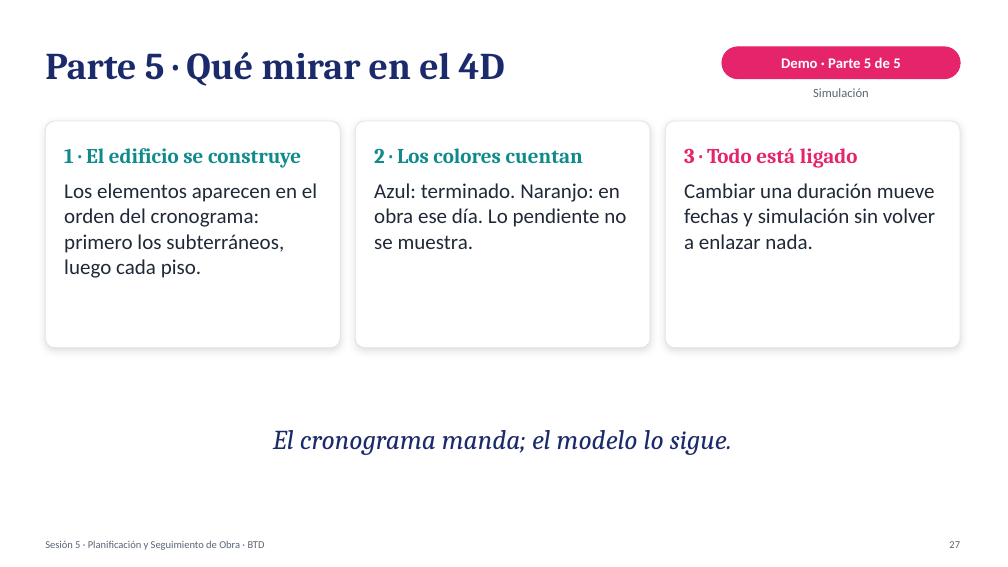
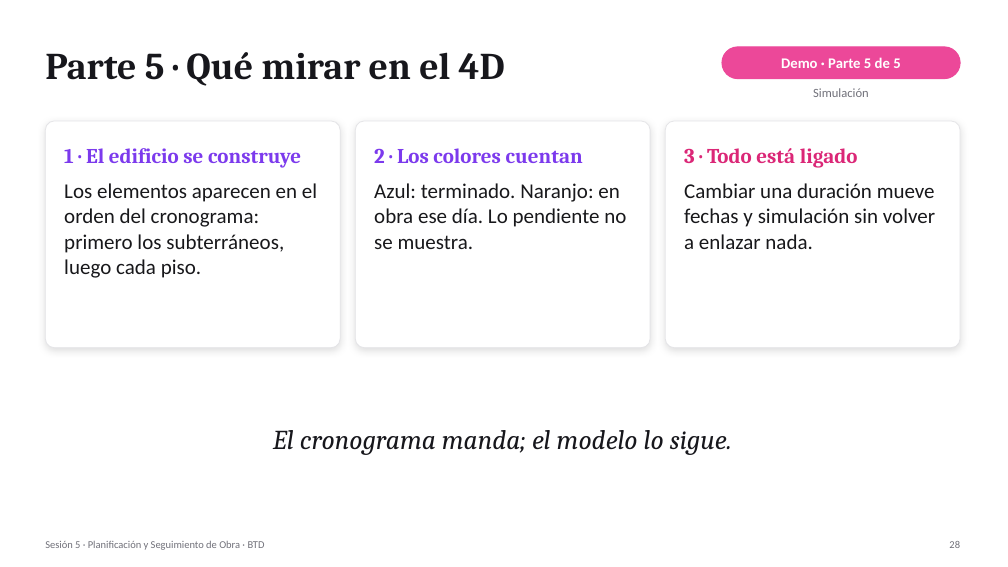
Before and after one commit to gjordanp/opengantt-bim, a slide deck: slide 28 of docs/clase/Sesion5-4D-BIM-Opengantt-v3.pptx (slide 27 before the commit). Drawn at 1008x567 pixels with LibreOffice and Linux fonts; fonts in the diff are those of the drawing. Boxes give left, top, right and bottom in pixels: in the first picture for what was removed or moved away, otherwise in the second. Text is boxed around its words. In the diff, an @@ line names an element or a change of style, - is before the commit and + after.

```diff
--- a/docs/clase/Sesion5-4D-BIM-Opengantt-v3.pptx
+++ b/docs/clase/Sesion5-4D-BIM-Opengantt-v3.pptx
@@ text "Parte 5 · Qué mirar ..." at (x1=45, y1=52, x2=505, y2=86): text colour #1B2A6B to #17171C @@
@@ rounded rectangle at (x1=722, y1=47, x2=960, y2=79): fill #E6246B to #EC4899; outline #E6246B 1 pt to #EC4899 1 pt @@
@@ text "Simulación" at (x1=813, y1=88, x2=869, y2=97): text colour #5B6475 to #71717A @@
@@ text "1 · El edificio se ..." at (x1=64, y1=148, x2=301, y2=168): text colour #0F8B8D to #7C3AED @@
@@ text "2 · Los colores cuentan" at (x1=374, y1=148, x2=583, y2=163): text colour #0F8B8D to #7C3AED @@
@@ outline #DDE3EA 0.75 pt to #E4E4E7 0.75 pt in 3 elements at (x1=45, y1=121, x2=340, y2=348), (x1=355, y1=121, x2=650, y2=348), (x1=665, y1=121, x2=960, y2=348) @@
@@ text colour #1F2937 to #18181B in 3 elements at (x1=64, y1=183, x2=317, y2=278), (x1=374, y1=183, x2=626, y2=249), (x1=684, y1=183, x2=935, y2=249) @@
@@ text "El cronograma manda; el modelo ..." at (x1=273, y1=430, x2=732, y2=455): text colour #1B2A6B to #17171C @@
@@ text "Sesión 5 · Planificación y ..." at (x1=45, y1=541, x2=265, y2=550): text colour #5B6475 to #71717A @@
@@ text at (x1=949, y1=541, x2=960, y2=548): text changed; text colour #5B6475 to #71717A @@
-27
+28
```
Also in this commit, not shown: 31 other slides changed, 1 other file.
